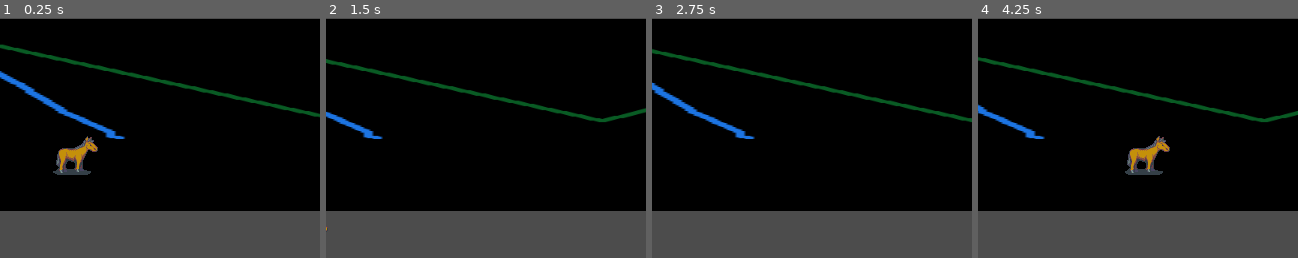
Above: before the commit, frames 1-4 (left to right).
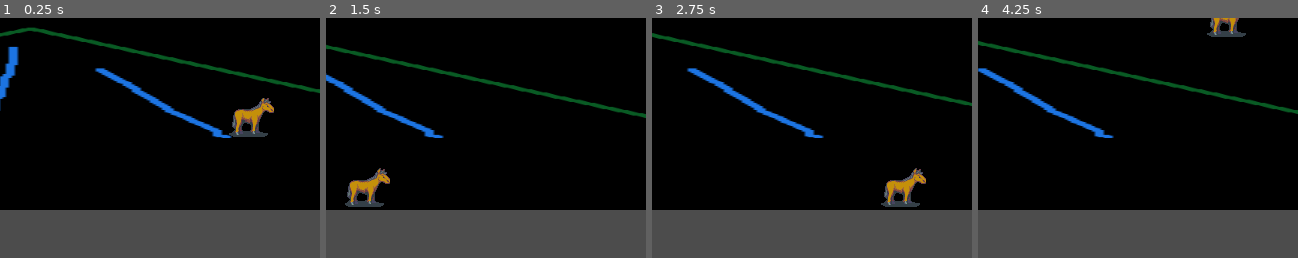
Above: after the commit, the same moments.

Repository: discolingua/centaur
Game: Godot game, scene res://scenes/GameWorld.tscn
The game is run twice, just before and just after one commit, with the same random seed, the same clock (stepped at 60 frames per second) and the same inputs.
Inputs:
- Up to frame 1 (0.25 s): no input
- Up to frame 2 (1.5 s): tap Enter (ui_accept) at 0.5, 0.6, 0.77, 1.07, 1.35 s; hold Right (ui_right) 0.53-1.28 s; hold Down (ui_down) from 1.28 s (still down)
- Up to frame 3 (2.75 s): tap Enter (ui_accept) at 1.52, 1.82, 2.1 s; release Down (ui_down) at 2.03 s; hold Right (ui_right) from 2.03 s (still down)
- Up to frame 4 (4.25 s): release Right (ui_right) at 2.78 s; hold Up (ui_up) 2.78-3.53 s; tap Enter (ui_accept) at 2.85, 3.02, 3.32, 3.6, 3.77, 4.07 s; hold Left (ui_left) from 3.53 s (still down)

The runs differ from the first frame. In frame 1, 9.7% of the frame differs, in the area x 0-100%, y 0-81%; in frame 2, 7.1%; in frame 3, 7.9%; in frame 4, 8.0%.

Commit message:
vertical movement

Diff:
--- a/scenes/GameWorld.tscn
+++ b/scenes/GameWorld.tscn
@@ -6,12 +6,13 @@
 [node name="GameWorld" type="Node2D"]
 
 [node name="RootCamera" type="Camera2D" parent="."]
-position = Vector2( 72, 120 )
-offset = Vector2( 90, 0 )
+position = Vector2( 180, 120 )
+offset = Vector2( -31, 0 )
 current = true
+offset_h = -1.0
 
 [node name="Player" parent="." instance=ExtResource( 1 )]
-position = Vector2( 78, 138 )
+position = Vector2( 0, 100 )
 
 [node name="ParallaxBackground" type="ParallaxBackground" parent="."]
 scroll_limit_begin = Vector2( -999999, 0 )
@@ -21,6 +22,6 @@
 motion_scale = Vector2( 0.4, 1 )
 
 [node name="Sprite" type="Sprite" parent="ParallaxBackground/ParallaxLayer"]
-position = Vector2( 1457, 97 )
+position = Vector2( 1462, 96 )
 scale = Vector2( 3, 0.8 )
 texture = ExtResource( 2 )
--- a/scripts/Player.gd
+++ b/scripts/Player.gd
@@ -2,17 +2,20 @@
 extends KinematicBody2D
 
 
-# initialize state machine
+# list of state machine states
 enum STATES {IDLE, WALKING, POWERING, ATTACKING}
 
-
+# movement speeds, this primarily affects the Y axis since X autoscrolls forward
 const ACCELERATION = 30
 const MAX_SPEED = 400
 const FRICTION = .1
 
 # camera offsets for front and back lanes
-const FORWARD_LANE = 180
-const BACK_LANE = -10
+const FORWARD_LANE = -240
+const BACK_LANE = -30
+
+# lower edge of the playfield
+const BOTTOM_EDGE = 170
 
 
 # main state variable
@@ -21,7 +24,8 @@
 # lane toggle
 var isFront : bool = false
 
-var forwardSpeed : float = 1
+# forward scrolling speed
+var forwardSpeed : float = 1.0
 
 # store most recent non-zero movement input for setting attack direction
 var velocity : Vector2 = Vector2.ZERO
@@ -33,23 +37,29 @@
 # onready var toolDisplay = get_node("/root/World/HUD_GUI/ActiveToolDisplay")
 
 
-
+# call changeLane on start to set camera position
 func _ready() -> void:
-	pass
+	changeLane()
 
 
-# simple state machine called every frame
+
 func _physics_process(delta) -> void:
+
+	# call a state-specific function
 	match state:
 		STATES.IDLE: idle(delta)
 		STATES.WALKING: walking(delta)
+
+	# scroll camera + player forward no matter what state
 	self.position.x += forwardSpeed
 	cameraNode.position.x += forwardSpeed
 
+	# clamp vertical movement
+	self.position.y = clamp(self.position.y, 0, BOTTOM_EDGE)
 
 
+# toggle between front and back lanes
 func changeLane() -> void:
-	# change lane
 	if isFront:
 		isFront = false
 		cameraNode.offset.x = BACK_LANE
@@ -58,22 +68,24 @@
 		cameraNode.offset.x = FORWARD_LANE
 
 
+# read action buttons (expand to add shooting, etc.)
 func readButtons() -> void:
 	if Input.is_action_just_pressed("ui_accept"):
 		changeLane()
 
 
+# return normalized movement input from keyboard or gamepad
 func readMovement() -> Vector2:
 	var _i = Vector2.ZERO
-
 	_i.x = Input.get_action_strength("ui_right") - Input.get_action_strength("ui_left")
 	_i.y = Input.get_action_strength("ui_down") - Input.get_action_strength("ui_up")
 
-	# normalize vector fixes fast/distorted diagonals
+	# normalize fast/distorted diagonals
 	_i = _i.normalized()
 	return _i
 
 
+# state function for player moving vertically
 func walking(delta) -> void:
 	var _i = readMovement()
 	readButtons()
@@ -81,17 +93,17 @@
 		var _nv : Vector2 = Vector2(0, _i.y)
 		lastVelocity = _i
 		velocity = move_and_slide(_nv * MAX_SPEED)
-		cameraNode.position.x = self.position.x
 
 	else:
-		velocity = velocity.move_toward(Vector2(ACCELERATION, 0), FRICTION * delta)
+		velocity = velocity.move_toward(Vector2(0, 0), FRICTION * delta)
 		state = STATES.IDLE
 
 
+# state function for no input
 func idle(delta) -> void:
 	var _i = readMovement()
 	readButtons()
 	if _i != Vector2.ZERO:
 		state = STATES.WALKING
 	else:
-		velocity = velocity.move_toward(Vector2(ACCELERATION, 0), FRICTION * delta)
+		velocity = velocity.move_toward(Vector2(0, 0), FRICTION * delta)
Not shown, changed: .mono/metadata/ide_messaging_meta.txt
